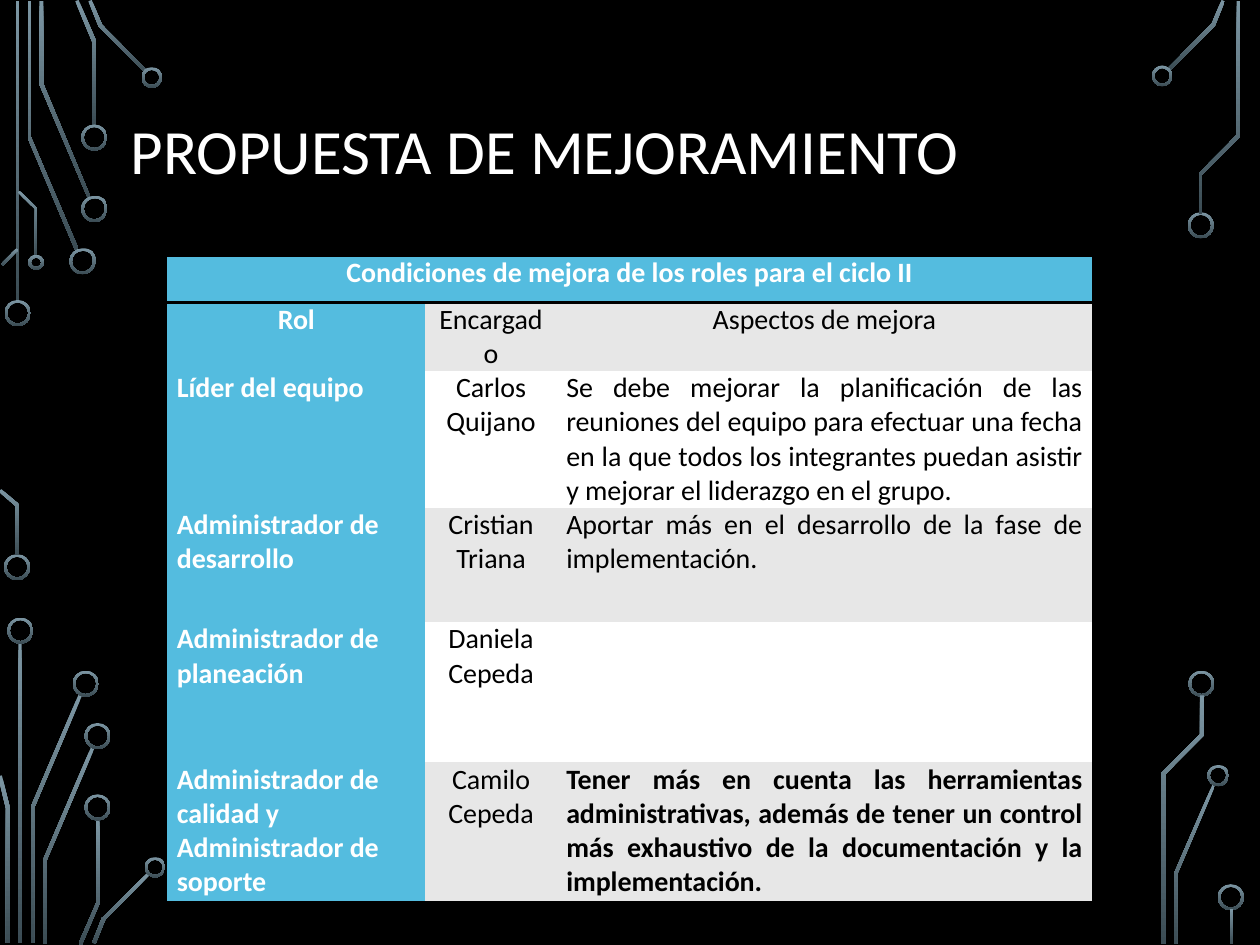
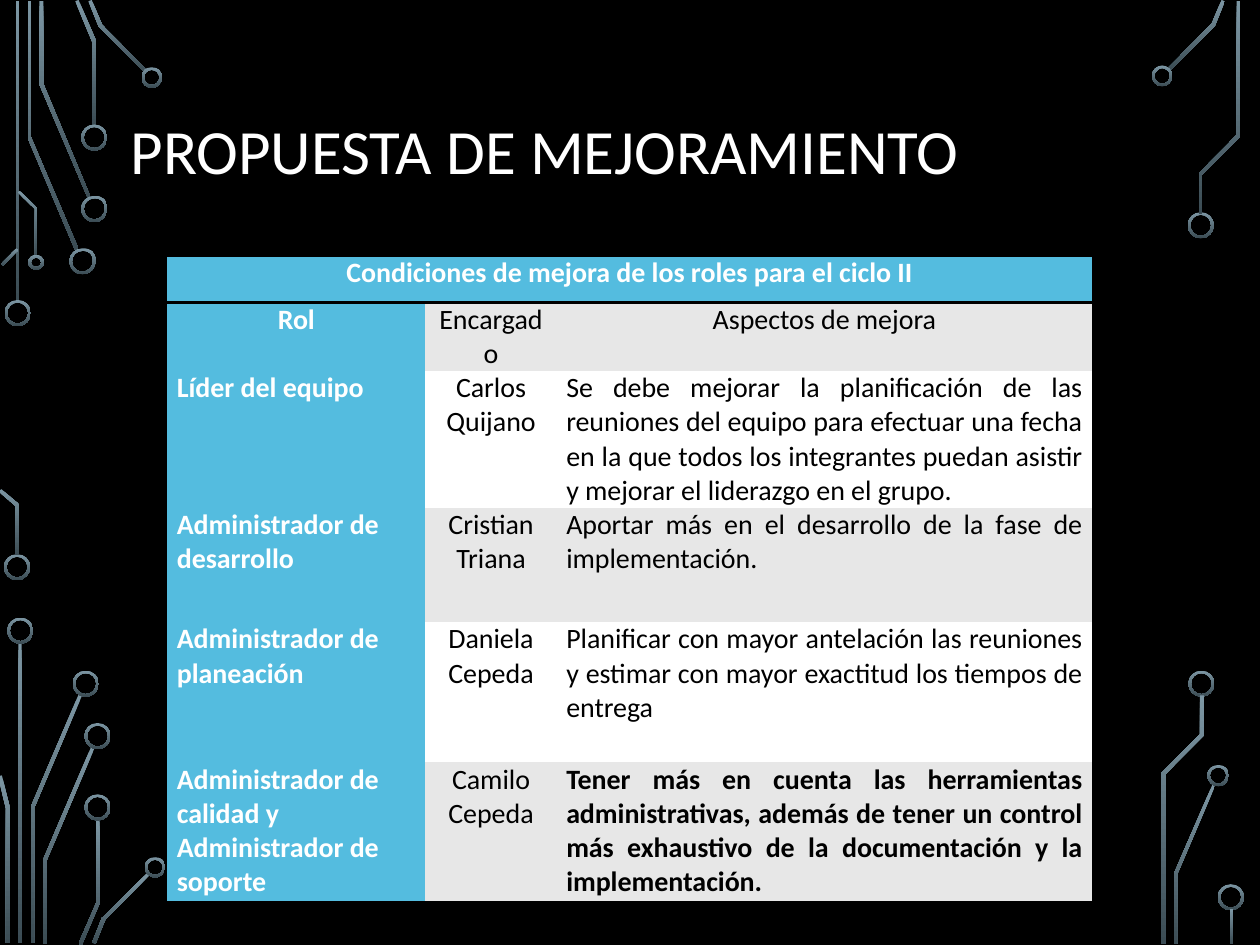
Before and after one commit to camiloXweird/IngenieriaDeSoftware, a slide deck: slide 24 of Documentos/Presentacion_PosmortemCiclo2.pptx. Drawn at 1260x945 pixels with LibreOffice and Linux fonts; fonts in the diff are those of the drawing; background and template pictures are left out. Boxes give left, top, right and bottom in pixels: in the first picture for what was removed or moved away, otherwise in the second. Text is boxed around its words. In the diff, an @@ line names an element or a change of style, - is before the commit and + after.

Commit message:
Presentación ciclo 2
Se añade la presentación ciclo 2

```diff
--- a/Documentos/Presentacion_PosmortemCiclo2.pptx
+++ b/Documentos/Presentacion_PosmortemCiclo2.pptx
@@ table at [168, 256, 1092, 900] @@
-row 5, column 3: 
+row 5, column 3: Planificar con mayor antelación las reuniones y estimar con mayor exactitud los tiempos de entrega
```
